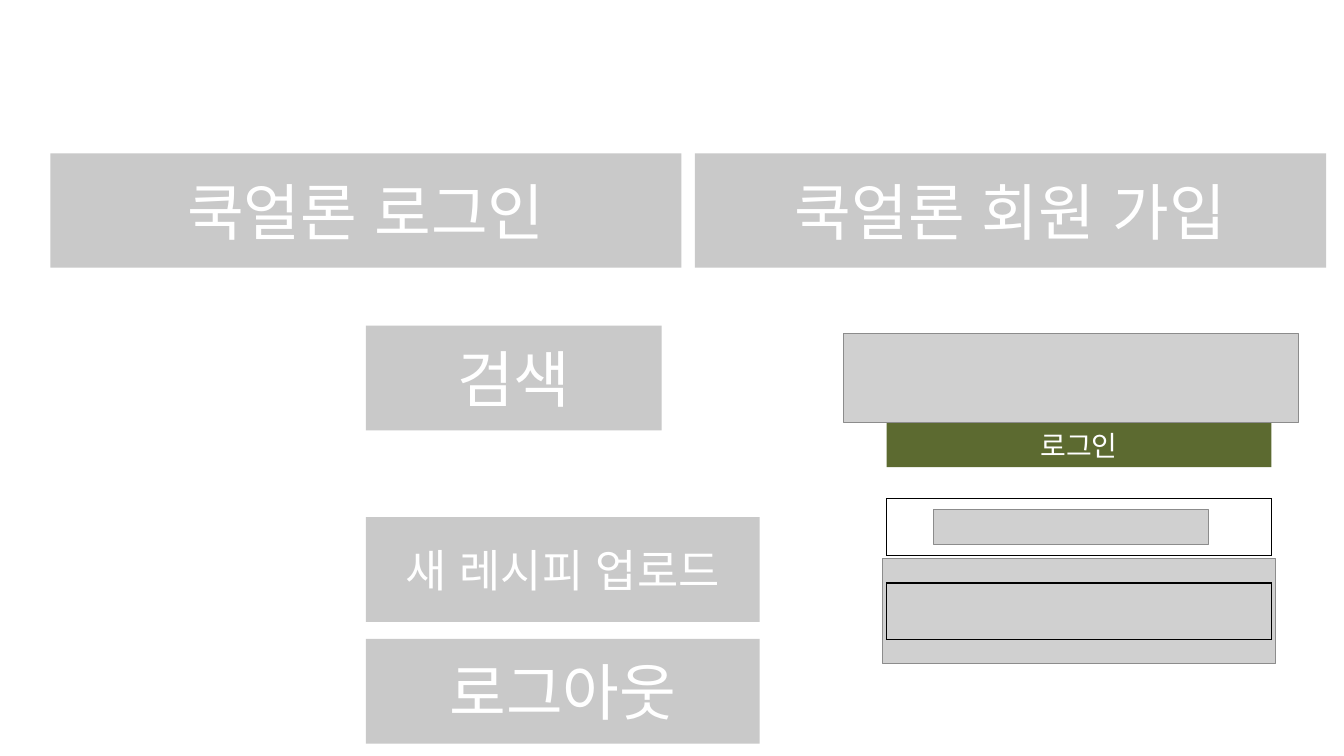
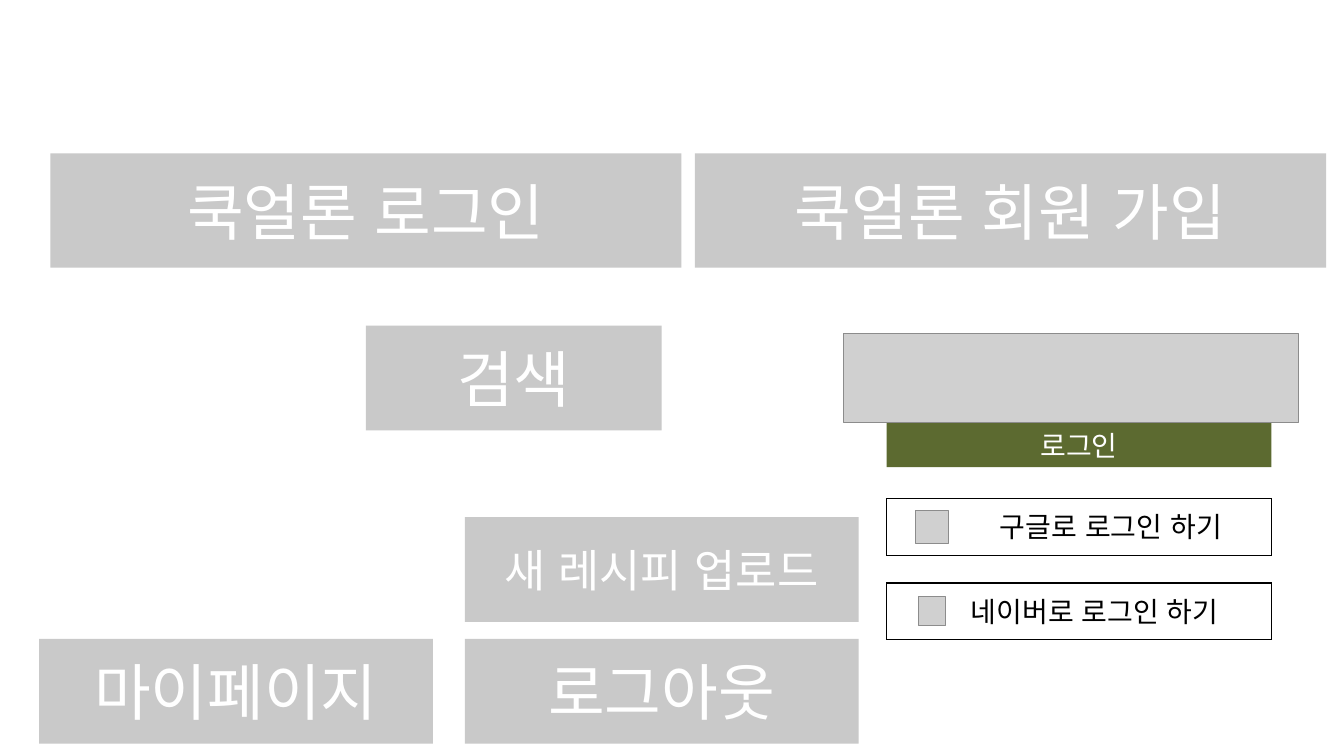
Before and after one commit to serberoos/spring-cookalone, a slide deck: slide 13 of other/document/DB 설계 및 화면설계 리소스.pptx. Drawn at 1344x756 pixels with LibreOffice and Linux fonts; fonts in the diff are those of the drawing; grey boxes stand for pictures. Boxes give left, top, right and bottom in pixels: in the first picture for what was removed or moved away, otherwise in the second. Text is boxed around its words. In the diff, an @@ line names an element or a change of style, - is before the commit and + after.

```diff
--- a/other/document/DB 설계 및 화면설계 리소스.pptx
+++ b/other/document/DB 설계 및 화면설계 리소스.pptx
@@ picture removed at (935,509,1209,544) @@
@@ rectangle "새 레시피 업로드": place and size @@
-rectangle "새 레시피 업로드" at (366,517,760,622)
+rectangle "새 레시피 업로드" at (465,517,859,622)
@@ picture added at (917,511,949,543) @@
@@ text added at (1000,513,1222,540), 20 pt, text #000000 @@
+구글로 로그인 하기
@@ picture removed at (882,559,1275,663) @@
@@ picture added at (919,597,946,625) @@
@@ text added at (971,598,1219,625), 20 pt, text #000000 @@
+네이버로 로그인 하기
@@ rectangle added at (39,639,434,744), fill #C9C9C9, 44 pt, text #FFFFFF @@
+마이페이지
@@ rectangle "로그아웃": place and size @@
-rectangle "로그아웃" at (366,639,760,744)
+rectangle "로그아웃" at (465,639,859,744)
```
Also in this commit, not shown: 1 other slide changed, 1 other file.
